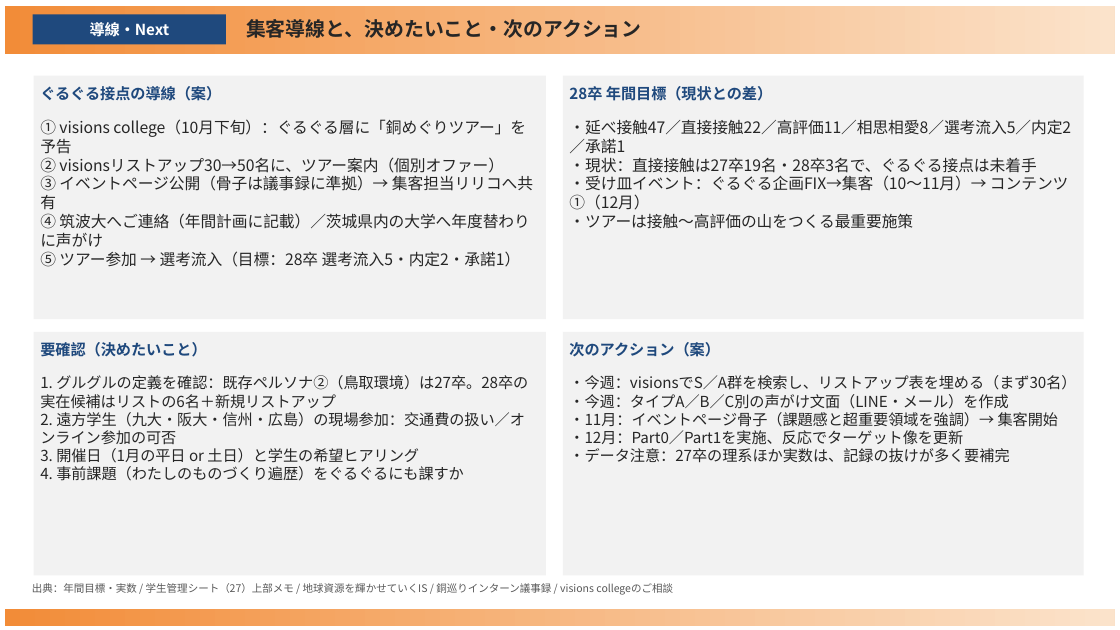
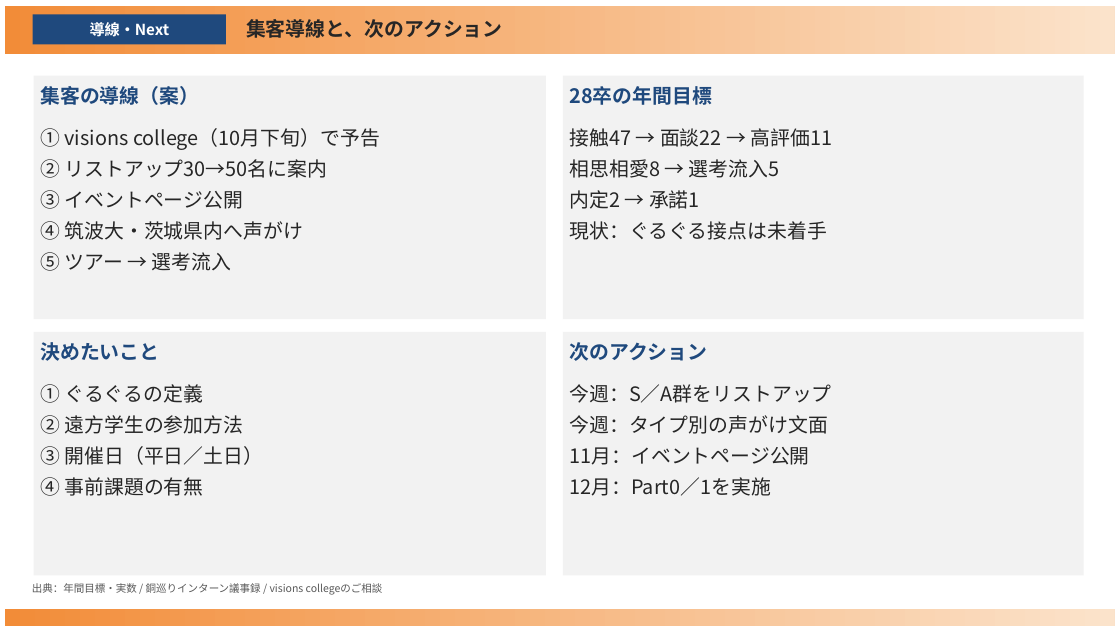
Before and after one commit to tatatatachan/claude, a slide deck: slide 6 of guruguru/guruguru_target_tour.pptx. Drawn at 1120x630 pixels with LibreOffice and Linux fonts; fonts in the diff are those of the drawing. Boxes give left, top, right and bottom in pixels: in the first picture for what was removed or moved away, otherwise in the second. Text is boxed around its words. In the diff, an @@ line names an element or a change of style, - is before the commit and + after.

```diff
--- a/guruguru/guruguru_target_tour.pptx
+++ b/guruguru/guruguru_target_tour.pptx
@@ text at [246,19,502,38]: text changed @@
-集客導線と、決めたいこと・次のアクション
+集客導線と、次のアクション
@@ text at [40,86,199,105]: text changed; size 13 to 17 pt @@
-ぐるぐる接点の導線（案）
+集客の導線（案）
@@ text at [569,86,712,105]: text changed; size 13 to 17 pt @@
-28卒 年間目標（現状との差）
+28卒の年間目標
@@ text at [40,128,380,271]: text changed; size 13.5 to 17 pt @@
-① visions college（10月下旬）：ぐるぐる層に「銅めぐりツアー」を予告
-② visionsリストアップ30→50名に、ツアー案内（個別オファー）
-③ イベントページ公開（骨子は議事録に準拠）→ 集客担当リリコへ共有
-④ 筑波大へご連絡（年間計画に記載）／茨城県内の大学へ年度替わりに声がけ
-⑤ ツアー参加 → 選考流入（目標：28卒 選考流入5・内定2・承諾1）
+① visions college（10月下旬）で予告
+② リストアップ30→50名に案内
+③ イベントページ公開
+④ 筑波大・茨城県内へ声がけ
+⑤ ツアー → 選考流入
@@ text at [569,128,833,240]: text changed; size 13.5 to 17 pt @@
-・延べ接触47／直接接触22／高評価11／相思相愛8／選考流入5／内定2／承諾1
-・現状：直接接触は27卒19名・28卒3名で、ぐるぐる接点は未着手
-・受け皿イベント：ぐるぐる企画FIX→集客（10〜11月）→ コンテンツ①（12月）
-・ツアーは接触〜高評価の山をつくる最重要施策
+接触47 → 面談22 → 高評価11
+相思相愛8 → 選考流入5
+内定2 → 承諾1
+現状：ぐるぐる接点は未着手
@@ text at [40,342,159,361]: text changed; size 13 to 17 pt @@
-要確認（決めたいこと）
+決めたいこと
@@ text at [569,342,707,361]: text changed; size 13 to 17 pt @@
-次のアクション（案）
+次のアクション
@@ text at [40,384,264,496]: text changed; size 13 to 17 pt @@
-1. グルグルの定義を確認：既存ペルソナ②（鳥取環境）は27卒。28卒の実在候補はリストの6名＋新規リストアップ
-2. 遠方学生（九大・阪大・信州・広島）の現場参加：交通費の扱い／オンライン参加の可否
-3. 開催日（1月の平日 or 土日）と学生の希望ヒアリング
-4. 事前課題（わたしのものづくり遍歴）をぐるぐるにも課すか
+① ぐるぐるの定義
+② 遠方学生の参加方法
+③ 開催日（平日／土日）
+④ 事前課題の有無
@@ text at [569,384,831,496]: text changed; size 13 to 17 pt @@
-・今週：visionsでS／A群を検索し、リストアップ表を埋める（まず30名）
-・今週：タイプA／B／C別の声がけ文面（LINE・メール）を作成
-・11月：イベントページ骨子（課題感と超重要領域を強調）→ 集客開始
-・12月：Part0／Part1を実施、反応でターゲット像を更新
-・データ注意：27卒の理系ほか実数は、記録の抜けが多く要補完
+今週：S／A群をリストアップ
+今週：タイプ別の声がけ文面
+11月：イベントページ公開
+12月：Part0／1を実施
@@ text at [32,583,383,595]: text changed @@
-出典：年間目標・実数 / 学生管理シート（27）上部メモ / 地球資源を輝かせていくIS / 銅巡りインターン議事録 / visions collegeのご相談
+出典：年間目標・実数 / 銅巡りインターン議事録 / visions collegeのご相談
```
Also in this commit, not shown: 5 other slides changed, 1 other file.
